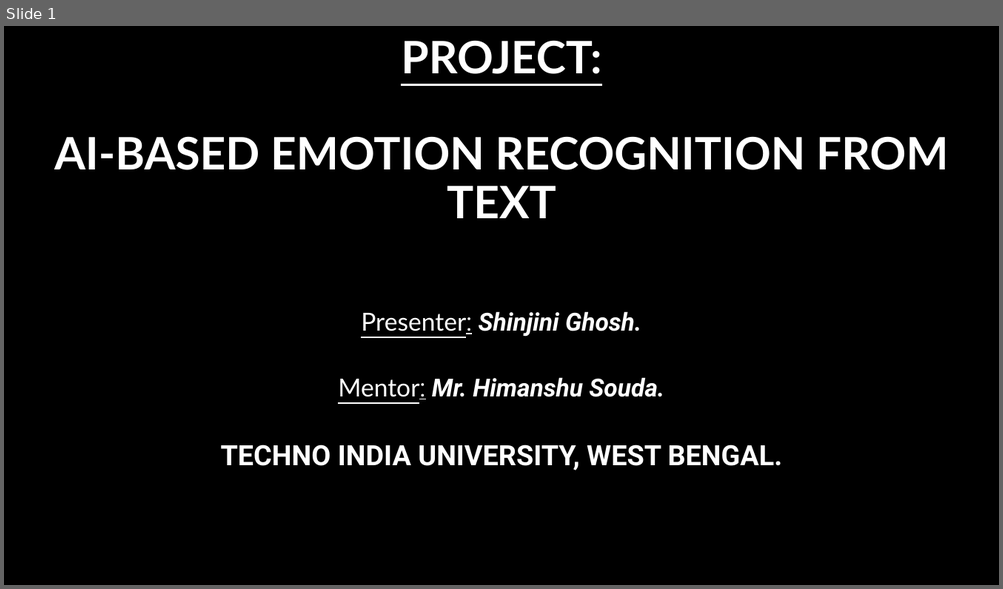
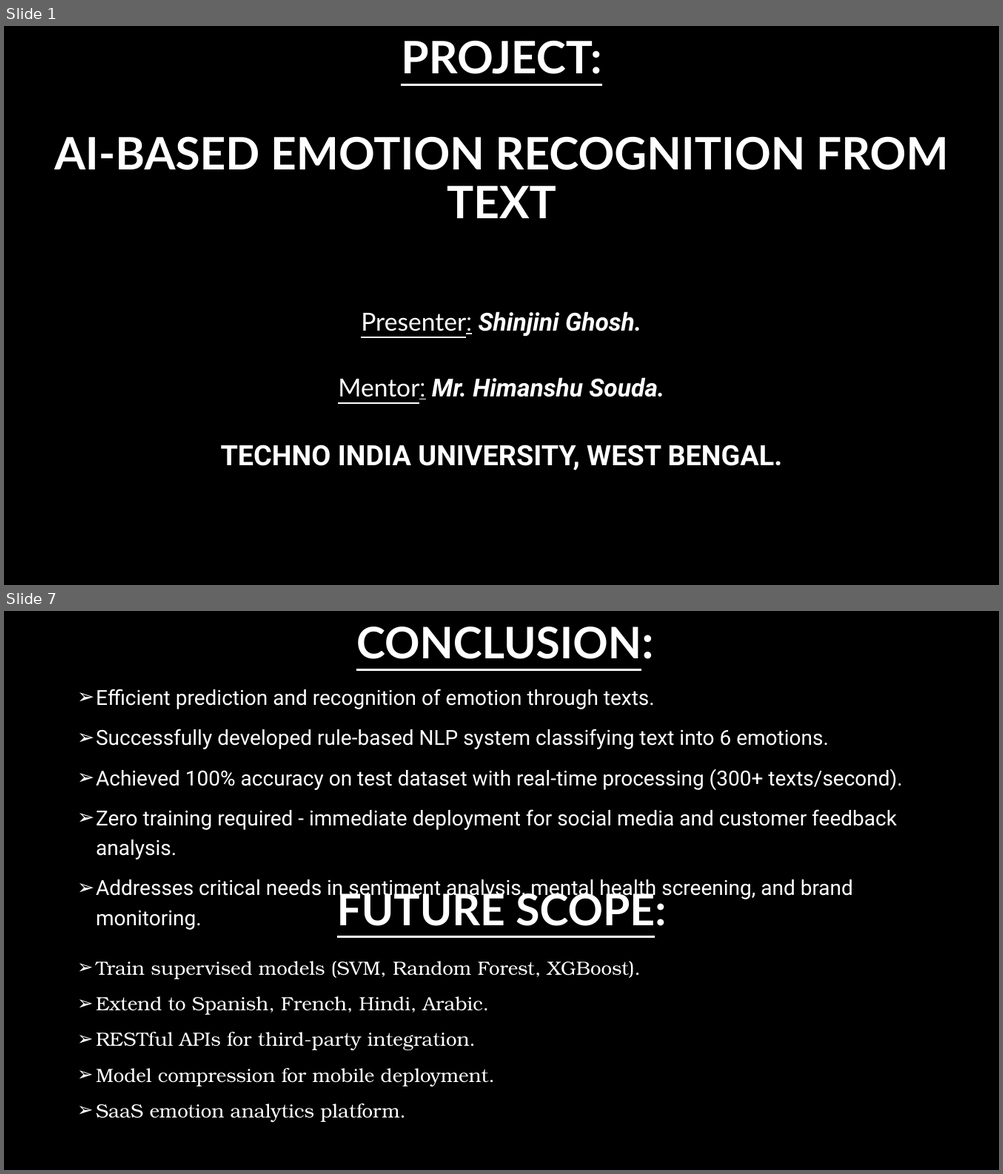
Before and after one commit to Selena200598/Emotion-Detection, a slide deck: Shinjini Ghosh ppt-Emotion Recognition System(IBM).pptx. Shown one above the other, each under a label of ours: slide 1 before the commit, slides 1 and 7 after it; the slides between them are not shown. The pictures are 1003x589 and 1003x1174 pixels, drawn with LibreOffice and Linux fonts; fonts in the diff are those of the drawing; background and template pictures are left out. Boxes give left, top, right and bottom in pixels: in the first picture for what was removed or moved away, otherwise in the second. Text is boxed around its words. In the diff, an @@ line names an element or a change of style, - is before the commit and + after.

```diff
--- a/Shinjini Ghosh ppt-Emotion Recognition System(IBM).pptx
+++ b/Shinjini Ghosh ppt-Emotion Recognition System(IBM).pptx
@@ slide 7 added at [4,611,999,1170], background picture (left out) @@
@@ title added at [356,627,641,659], 42 pt, text #FFFFFF, bold, underline @@
+CONCLUSION:
@@ text added at [96,689,902,930], 20 pt, text #FFFFFF @@
+➢ Efficient prediction and recognition of emotion through texts.
+➢ Successfully developed rule-based NLP system classifying text into 6 emotions.
+➢ Achieved 100% accuracy on test dataset with real-time processing (300+ texts/second).
+➢ Zero training required - immediate deployment for social media and customer feedback analysis.
+➢ Addresses critical needs in sentiment analysis, mental health screening, and brand monitoring.
@@ text added at [337,889,666,926], 42 pt, text #FFFFFF, bold, underline @@
+FUTURE SCOPE:
@@ text added at [96,961,640,1123], 18.5 pt, text #FFFFFF @@
+➢ Train supervised models (SVM, Random Forest, XGBoost).
+➢ Extend to Spanish, French, Hindi, Arabic.
+➢ RESTful APIs for third-party integration.
+➢ Model compression for mobile deployment.
+➢ SaaS emotion analytics platform.
```
Also in this commit, not shown: 5 other slides added, 6 slides removed.
